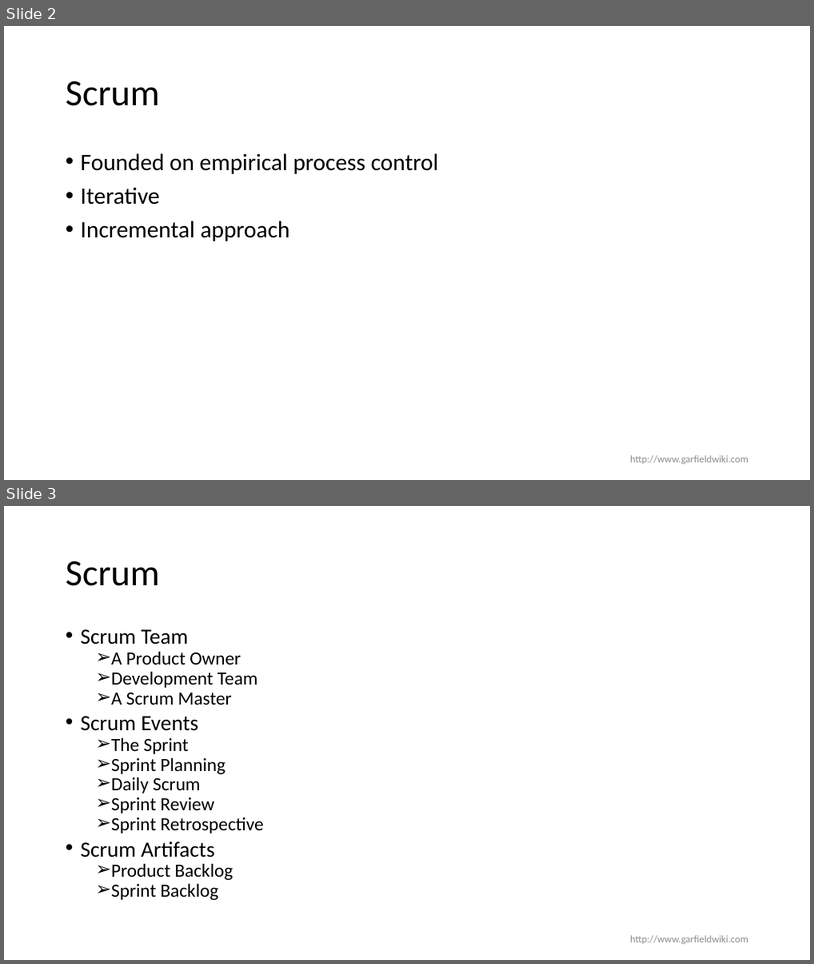
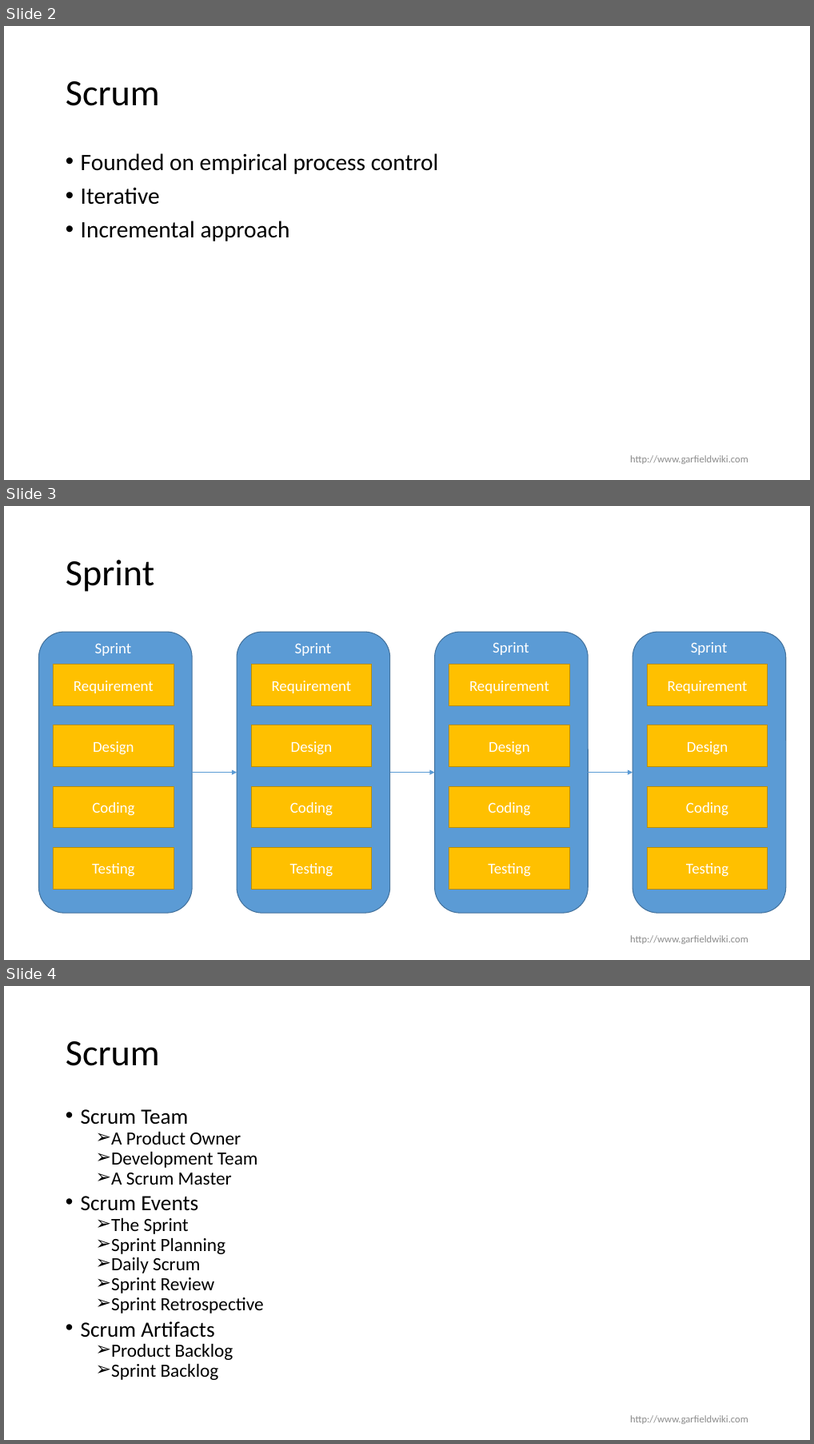
Before and after one commit to GarfieldDai/presentation, a slide deck: agile/SCRUM-TDD.pptx. Shown one above the other, each under a label of ours: slides 2 and 3 before the commit, slides 2, 3 and 4 after it. The pictures are 814x964 and 814x1444 pixels, drawn with LibreOffice and Linux fonts; fonts in the diff are those of the drawing; background and template pictures are left out. Boxes give left, top, right and bottom in pixels: in the first picture for what was removed or moved away, otherwise in the second. Text is boxed around its words. In the diff, an @@ line names an element or a change of style, - is before the commit and + after.

Commit message:
update SCRUM-TDD.

```diff
--- a/agile/SCRUM-TDD.pptx
+++ b/agile/SCRUM-TDD.pptx
@@ slide 3 added at [4,506,810,960], background #FFFFFF @@
@@ title added at [66,560,154,592], 44 pt, text #000000 @@
+Sprint
@@ text added at [95,643,132,656], 18 pt, text #FFFFFF @@
+Sprint
@@ text added at [295,643,332,656], 18 pt, text #FFFFFF @@
+Sprint
@@ text added at [493,642,530,655], 18 pt, text #FFFFFF @@
+Sprint
@@ text added at [691,642,728,655], 18 pt, text #FFFFFF @@
+Sprint
@@ arrow added from (192, 772) to (237, 772), #5B9BD5 0.5 pt @@
@@ arrow added from (390, 772) to (434, 772), #5B9BD5 0.5 pt @@
@@ arrow added from (588, 772) to (633, 772), #5B9BD5 0.5 pt @@
@@ group added at [39,632,193,912]: 4 rectangles, 1 rounded rectangle @@
+Requirement
+Design
+Coding
+Testing
@@ group added at [237,632,390,912]: 4 rectangles, 1 rounded rectangle @@
+Requirement
+Design
+Coding
+Testing
@@ group added at [434,632,588,912]: 4 rectangles, 1 rounded rectangle @@
+Requirement
+Design
+Coding
+Testing
@@ group added at [633,632,787,912]: 4 rectangles, 1 rounded rectangle @@
+Requirement
+Design
+Coding
+Testing
@@ text added at [630,935,749,944], 12 pt, text #8C8C8C @@
+http://www.garfieldwiki.com
@@ what was slide 3 is now slide 4 @@
```
